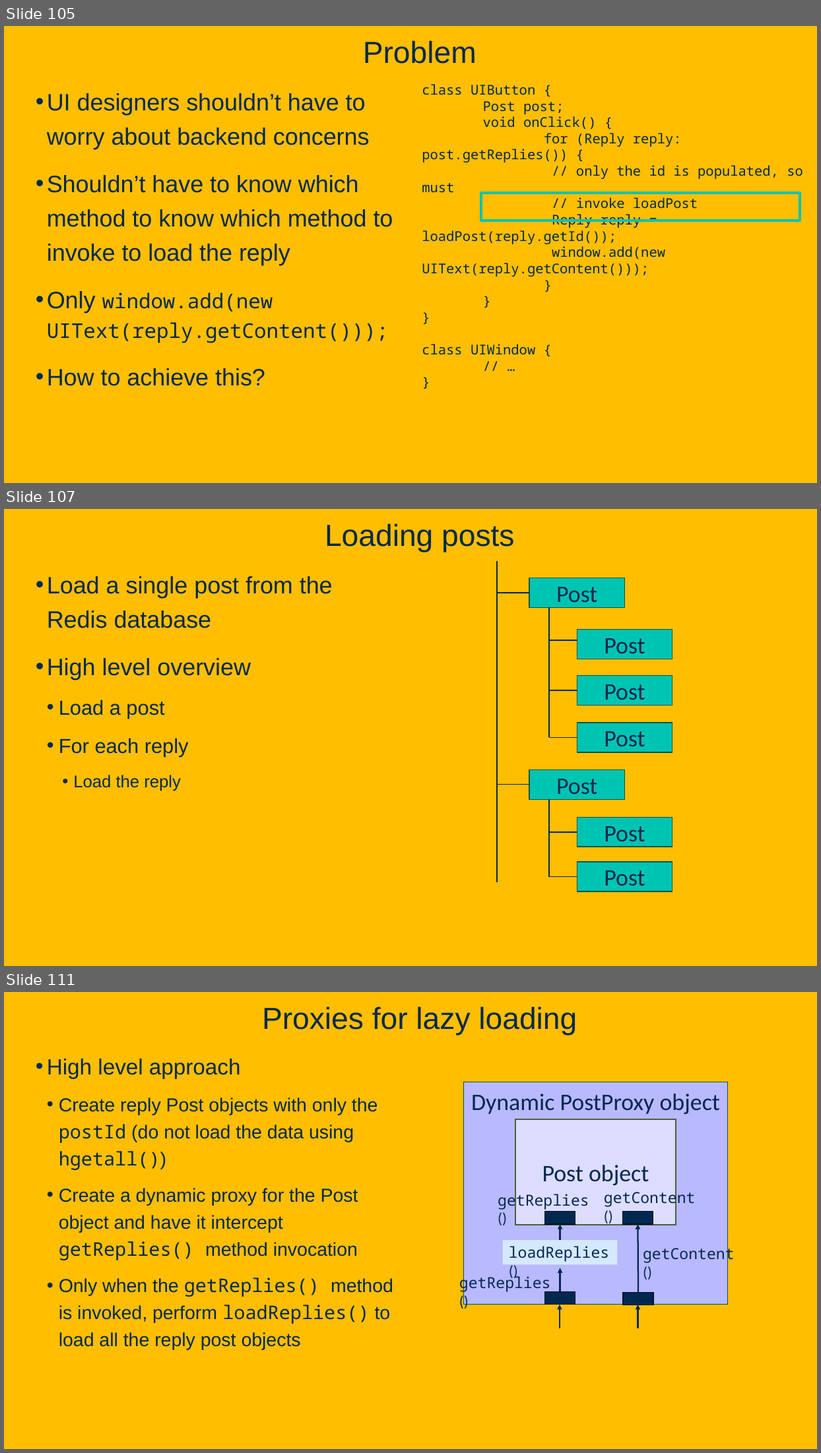
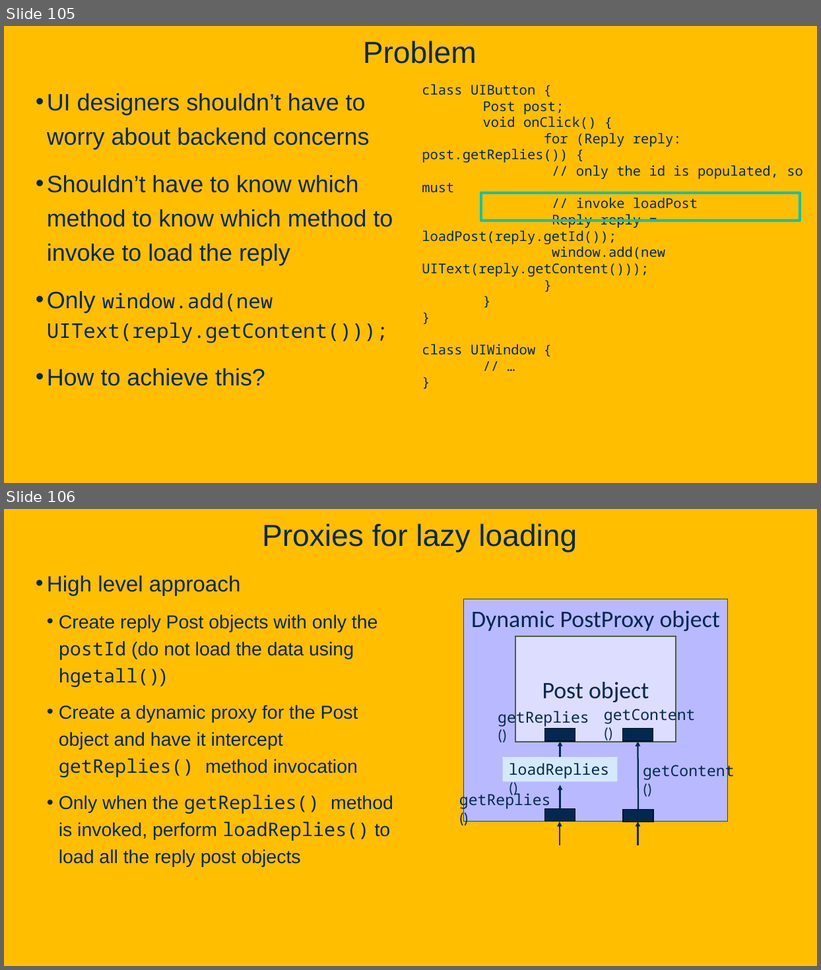
Before and after one commit to davsec-teaching/ECS_160, a slide deck: slides/Reflection.pptx. Shown one above the other, each under a label of ours: slides 105, 107 and 111 before the commit, slides 105 and 106 after it; the slides between them are not shown. The pictures are 821x1453 and 821x970 pixels, drawn with LibreOffice and Linux fonts; fonts in the diff are those of the drawing; background and template pictures are left out. Boxes give left, top, right and bottom in pixels: in the first picture for what was removed or moved away, otherwise in the second. Text is boxed around its words. In the diff, an @@ line names an element or a change of style, - is before the commit and + after.

```diff
--- a/slides/Reflection.pptx
+++ b/slides/Reflection.pptx
@@ slide 107 removed at [4, 509, 817, 966], background picture (left out) @@
@@ title removed at [325, 524, 514, 553] @@
-Loading posts
@@ text removed at [47, 576, 333, 791] @@
-• Load a single post from the Redis database
-• High level overview
-  • Load a post
-  • For each reply
-    • Load the reply
@@ group removed at [498, 561, 673, 892]: 10 lines, 7 rectangles @@
-Post
-Post
-Post
-Post
-Post
-Post
-Post
@@ what was slide 111 is now slide 106 @@
```
Also in this commit, not shown: 2 slides changed, 4 other slides removed, 1 other file.
